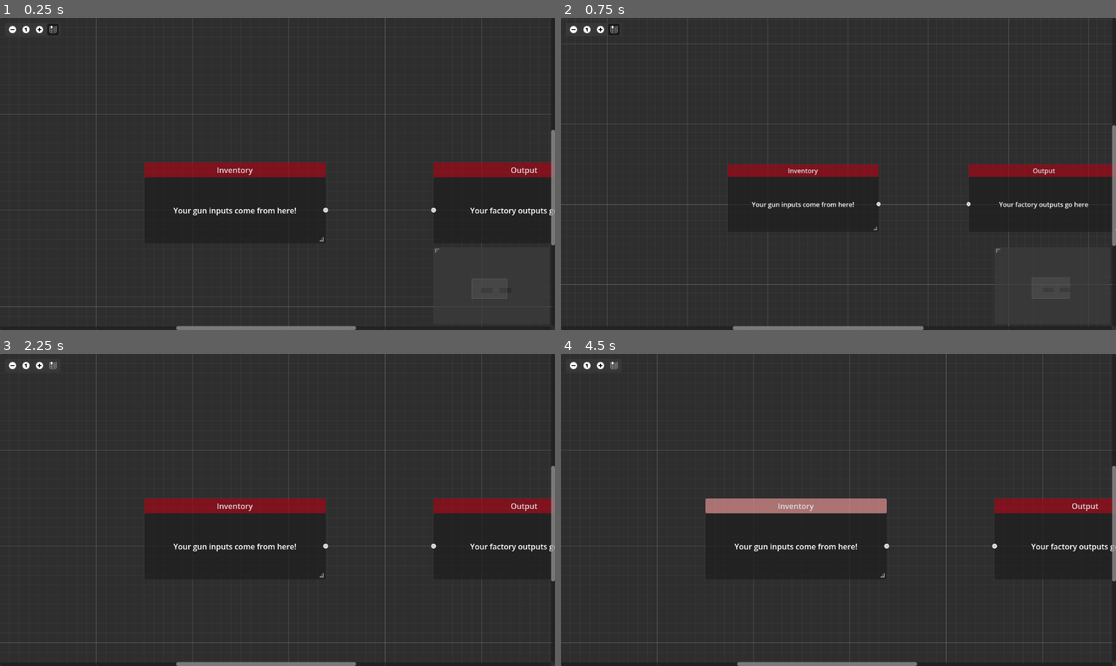
Above: before the commit, frames 1-4 (two rows, left to right).
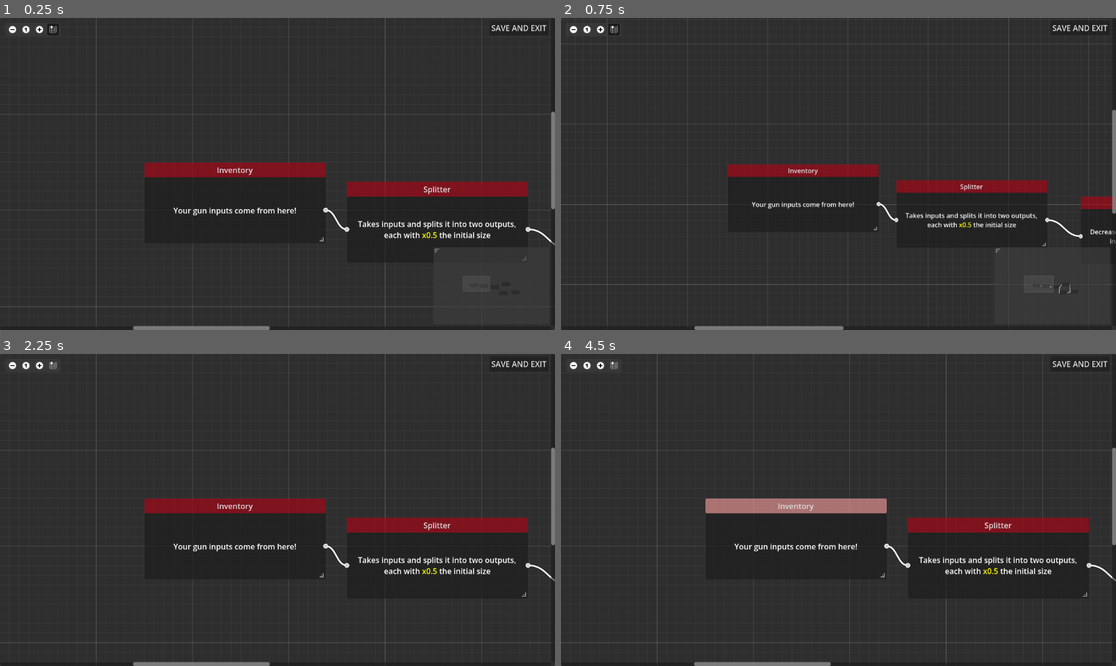
Above: after the commit, the same moments.

Repository: Kaplin86/Router-Rebellion
Game: Godot game, scene res://scenes/factory/baseFactoryRealm.tscn
Two runs of this game, one before a commit and one after it. Both use one fixed random seed, a clock stepped at 60 frames per second and the inputs below. This scene is started directly instead of the project's main scene.
Inputs (mouse positions are in pixels of both pictures, inside the frame that each line leads up to):
- Up to frame 1 (0.25 s): no input
- Up to frame 2 (0.75 s): click (572, 30) at 0.5 s
- Up to frame 3 (2.25 s): click (38, 366) at 1.25 s; click (55, 366) at 2 s
- Up to frame 4 (4.5 s): click (588, 366) at 2.75 s; tap Enter at 3.5 s; move the mouse to (960, 494) at 3.52 s; hold D (east) 3.53-4.28 s; tap Q (delete) at 3.6 s; tap Space at 4.25 s; move the mouse to (727, 525) at 4.27 s; hold S (south) from 4.28 s (still down); click (727, 525) at 4.35 s

The runs differ from the first frame. In frame 1, 4.0% of the frame differs, in the area x 23-100%, y 2-100%; in frame 2, 3.7%; in frame 3, 3.9%; in frame 4, 3.9%.

Commit message:
working factory

Diff:
--- /dev/null
+++ b/data/startingFactory.tres
@@ -0,0 +1,31 @@
+[gd_resource type="Resource" script_class="FactorySave" format=3 uid="uid://m3yshcocv5k3"]
+
+[ext_resource type="Script" uid="uid://diqnci5ult8vm" path="res://scripts/resources/factoryNode.gd" id="1_ce1r1"]
+[ext_resource type="Script" uid="uid://b5g7uct24kvpm" path="res://scripts/resources/factorySave.gd" id="2_sun6w"]
+
+[sub_resource type="Resource" id="Resource_x2uyr"]
+resource_local_to_scene = true
+script = ExtResource("1_ce1r1")
+type = "Inventory"
+description = "Your gun inputs come from here!"
+canGetInput = false
+canDelete = false
+metadata/_custom_type_script = "uid://diqnci5ult8vm"
+
+[sub_resource type="Resource" id="Resource_fb5lx"]
+resource_local_to_scene = true
+script = ExtResource("1_ce1r1")
+type = "Output"
+description = "Your factory outputs go here"
+maxOutCount = 0
+canDelete = false
+metadata/_custom_type_script = "uid://diqnci5ult8vm"
+
+[resource]
+script = ExtResource("2_sun6w")
+nodes = Array[ExtResource("1_ce1r1")]([SubResource("Resource_x2uyr"), SubResource("Resource_fb5lx")])
+nodePositions = Dictionary[ExtResource("1_ce1r1"), Vector2]({
+SubResource("Resource_x2uyr"): Vector2(300, 300),
+SubResource("Resource_fb5lx"): Vector2(900, 300)
+})
+metadata/_custom_type_script = "uid://b5g7uct24kvpm"
--- /dev/null
+++ b/data/testFactory.tres
@@ -0,0 +1,70 @@
+[gd_resource type="Resource" script_class="FactorySave" format=3 uid="uid://c2noevm7gy7u7"]
+
+[ext_resource type="Script" uid="uid://diqnci5ult8vm" path="res://scripts/resources/factoryNode.gd" id="1_tbfmk"]
+[ext_resource type="Script" uid="uid://d2ilv61682sgq" path="res://scripts/resources/factoryNodeVariants/splitter.gd" id="2_kdijn"]
+[ext_resource type="Script" uid="uid://x3c51tgiudwg" path="res://scripts/resources/factoryNodeVariants/refiner.gd" id="3_2wbfa"]
+[ext_resource type="Script" uid="uid://b5g7uct24kvpm" path="res://scripts/resources/factorySave.gd" id="4_rwvu3"]
+
+[sub_resource type="Resource" id="Resource_x2uyr"]
+resource_local_to_scene = true
+script = ExtResource("1_tbfmk")
+type = "Inventory"
+description = "Your gun inputs come from here!"
+canGetInput = false
+canDelete = false
+metadata/_custom_type_script = "uid://diqnci5ult8vm"
+
+[sub_resource type="Resource" id="Resource_fh4ms"]
+script = ExtResource("2_kdijn")
+type = "Splitter"
+description = "Takes inputs and splits it into two outputs, each with [color=yellow]x0.5[/color] the initial size"
+metadata/_custom_type_script = "uid://d2ilv61682sgq"
+
+[sub_resource type="Resource" id="Resource_1yhno"]
+script = ExtResource("3_2wbfa")
+type = "Refiner"
+description = "Decreases the size of the input by [color=yellow]x0.9[/color] and increases the damage by [color=yellow]x1.1[/color] "
+metadata/_custom_type_script = "uid://x3c51tgiudwg"
+
+[sub_resource type="Resource" id="Resource_c4doi"]
+script = ExtResource("2_kdijn")
+type = "Splitter"
+description = "Takes inputs and splits it into two outputs, each with [color=yellow]x0.5[/color] the initial size"
+metadata/_custom_type_script = "uid://d2ilv61682sgq"
+
+[sub_resource type="Resource" id="Resource_bb50t"]
+script = ExtResource("3_2wbfa")
+sizeChange = 0.8
+damageChange = 1.3
+type = "Strong Refiner"
+description = "Decreases the size of the input by [color=yellow]x0.8[/color] and increases the damage by [color=yellow]x1.3[/color] "
+metadata/_custom_type_script = "uid://x3c51tgiudwg"
+
+[sub_resource type="Resource" id="Resource_fb5lx"]
+resource_local_to_scene = true
+script = ExtResource("1_tbfmk")
+type = "Output"
+description = "Your factory outputs go here"
+maxOutCount = 0
+canDelete = false
+metadata/_custom_type_script = "uid://diqnci5ult8vm"
+
+[resource]
+script = ExtResource("4_rwvu3")
+nodes = Array[ExtResource("1_tbfmk")]([SubResource("Resource_x2uyr"), SubResource("Resource_fb5lx"), SubResource("Resource_fh4ms"), SubResource("Resource_1yhno"), SubResource("Resource_c4doi"), SubResource("Resource_bb50t")])
+nodePositions = Dictionary[ExtResource("1_tbfmk"), Vector2]({
+SubResource("Resource_x2uyr"): Vector2(300, 300),
+SubResource("Resource_fb5lx"): Vector2(2060, 600),
+SubResource("Resource_fh4ms"): Vector2(720, 340),
+SubResource("Resource_1yhno"): Vector2(1180, 380),
+SubResource("Resource_c4doi"): Vector2(1660, 260),
+SubResource("Resource_bb50t"): Vector2(1540, 640)
+})
+nodeConnections = Dictionary[ExtResource("1_tbfmk"), Array]({
+SubResource("Resource_x2uyr"): [SubResource("Resource_fh4ms")],
+SubResource("Resource_fh4ms"): [SubResource("Resource_1yhno")],
+SubResource("Resource_1yhno"): [SubResource("Resource_c4doi"), SubResource("Resource_bb50t")],
+SubResource("Resource_bb50t"): [SubResource("Resource_fb5lx")],
+SubResource("Resource_c4doi"): [SubResource("Resource_fb5lx")]
+})
+metadata/_custom_type_script = "uid://b5g7uct24kvpm"
--- a/scenes/factory/baseFactoryRealm.tscn
+++ b/scenes/factory/baseFactoryRealm.tscn
@@ -1,7 +1,7 @@
 [gd_scene format=3 uid="uid://cje3v4hkp0lki"]
 
 [ext_resource type="Script" uid="uid://co3f66ymnxl8l" path="res://scripts/factoryManager.gd" id="1_6e2gi"]
-[ext_resource type="Resource" uid="uid://bch3e15mv7d46" path="res://scripts/resources/factoryTest.tres" id="2_4tpoi"]
+[ext_resource type="Resource" uid="uid://c2noevm7gy7u7" path="res://data/testFactory.tres" id="2_4tpoi"]
 
 [node name="Control" type="Control" unique_id=759201573 node_paths=PackedStringArray("graph")]
 layout_mode = 3
@@ -35,7 +35,16 @@
 item_2/text = "Router"
 item_2/id = 2
 
+[node name="Button" type="Button" parent="." unique_id=2143074989]
+layout_mode = 0
+offset_left = 1016.0
+offset_top = 5.0
+offset_right = 1139.0
+offset_bottom = 36.0
+text = "SAVE AND EXIT"
+
 [connection signal="connection_from_empty" from="GraphEdit" to="." method="_on_graph_edit_connection_from_empty"]
 [connection signal="connection_request" from="GraphEdit" to="." method="_on_graph_edit_connection_request"]
 [connection signal="connection_to_empty" from="GraphEdit" to="." method="_on_graph_edit_connection_to_empty"]
 [connection signal="disconnection_request" from="GraphEdit" to="." method="_on_graph_edit_disconnection_request"]
+[connection signal="pressed" from="Button" to="." method="_on_button_pressed"]
--- a/scripts/factoryManager.gd
+++ b/scripts/factoryManager.gd
@@ -44,6 +44,7 @@
 				for I in save.nodeConnections:
 					if save.nodeConnections[I].has(resource):
 						save.nodeConnections[I].erase(resource)
+	print(save.nodes)
 
 func loadSave():
 	for I in save.nodes:
@@ -134,3 +135,7 @@
 		_on_graph_edit_connection_request(graph.get_node(str(from_node)).name,0,node.name,0)
 
 	newPopup.queue_free()
+
+
+func _on_button_pressed() -> void:
+	ResourceSaver.save(save,"user://factorySave.tres")
--- a/scripts/references.gd
+++ b/scripts/references.gd
@@ -22,3 +22,35 @@
 	if factoryTypeToResource.has(type):
 		return factoryTypeToResource[type].duplicate()
 	return null
+
+var finalBullets = []
+func runFactorySave(save : FactorySave, input : BulletPayload):
+	finalBullets.clear()
+	var startingNode : FactoryNode = null
+	for I in save.nodes:
+		if I.type == "Inventory":
+			startingNode = I
+			break
+
+	if startingNode:
+		recursiveProcessing(startingNode,input,0, save)
+
+	return finalBullets
+
+func recursiveProcessing(node : FactoryNode, payload : BulletPayload, depth: int, save : FactorySave):
+	if depth > 25: return
+
+	var results = node.apply_effect(payload) #this transfomrs the payload from the perspective of the factory node
+
+	var connections = save.nodeConnections.get(node, [])
+
+	if node.type == "Output":
+		finalBullets.append_array(results)
+		return
+
+	if connections == []:
+		return
+
+	for item in results:
+		var next = connections.pick_random()
+		recursiveProcessing(next, item.duplicate(), depth + 1,save)
--- a/scripts/resources/bulletPayload.gd
+++ b/scripts/resources/bulletPayload.gd
@@ -3,3 +3,7 @@
 
 @export var size = 1.0
 @export var baseDamage = 1.0
+@export var visualType = ""
+
+func _to_string() -> String:
+	return visualType + "(" + str(size) + " size, " + str(baseDamage) + " dmg)"
--- a/scripts/shootingManager.gd
+++ b/scripts/shootingManager.gd
@@ -18,6 +18,12 @@
 	cooldown.one_shot = true
 	cooldown.timeout.connect(_resetCooldown)
 
+	var value = References.runFactorySave(load("res://data/testFactory.tres"),BulletPayload.new())
+	print(value)
+
+
+
+
 func _process(delta):
 	if canFire:
 		if Input.is_action_pressed("shoot"):
